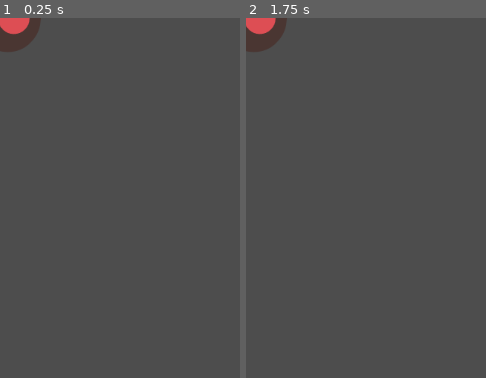
Above: before the commit, frames 1-2 (left to right).
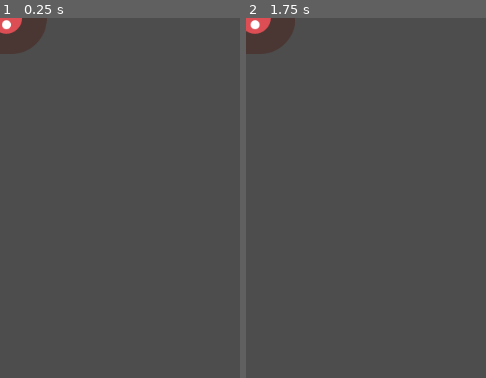
Above: after the commit, the same moments.

Repository: slinkp/godot-first-2d-game-tutorial
Game: Godot game, scene res://mob.tscn
The game is run twice, just before and just after one commit, with the same random seed, the same clock (stepped at 60 frames per second) and the same inputs. The project has no main scene, so this scene is started directly.
Inputs:
- Up to frame 1 (0.25 s): no input
- Up to frame 2 (1.75 s): hold Right (move_right) 0.53-1.28 s; tap Enter at 1.25 s; hold Down (move_down) from 1.28 s (still down)
The pictures show only the part of the screen within x 0-50%, y 0-50%; the shares and areas given below are measured in that part.

The runs differ from the first frame. In frame 1, 0.5% of the frame differs, in the area x 0-20%, y 0-10%; in frame 2, 0.6%, in the area x 0-21%, y 0-10%.

Commit message:
Coding the Mob enemy

Diff:
--- /dev/null
+++ b/mob.gd
@@ -0,0 +1,20 @@
+extends RigidBody2D
+
+
+# Called when the node enters the scene tree for the first time.
+func _ready():
+	# Make a random type of animation.
+	var mob_types = $AnimatedSprite2D.sprite_frames.get_animation_names()
+	var mob_type = mob_types[randi() % mob_types.size()]
+	print("Got mob type %s" % mob_type)
+	$AnimatedSprite2D.play(mob_type)
+	$VisibleOnScreenNotifier2D.screen_exited.connect(_on_visible_on_screen_notifier_2d_screen_exited)
+
+
+func _on_visible_on_screen_notifier_2d_screen_exited():
+	# They did not explain what queue_free() does
+	queue_free()
+
+# Called every frame. 'delta' is the elapsed time since the previous frame.
+func _process(delta):
+	pass
--- a/mob.tscn
+++ b/mob.tscn
@@ -1,5 +1,6 @@
-[gd_scene load_steps=9 format=3 uid="uid://bu1837fpjqdte"]
+[gd_scene load_steps=10 format=3 uid="uid://bu1837fpjqdte"]
 
+[ext_resource type="Script" path="res://mob.gd" id="1_68u4w"]
 [ext_resource type="Texture2D" uid="uid://bnbc82y1mffeg" path="res://art/enemyFlyingAlt_1.png" id="1_lw46a"]
 [ext_resource type="Texture2D" uid="uid://n0qlqdcffptk" path="res://art/enemyFlyingAlt_2.png" id="2_y0o0q"]
 [ext_resource type="Texture2D" uid="uid://cwod3ke2nhgte" path="res://art/enemySwimming_1.png" id="3_2mgtd"]
@@ -50,13 +51,13 @@
 [node name="Mob" type="RigidBody2D"]
 collision_mask = 0
 gravity_scale = 0.0
+script = ExtResource("1_68u4w")
 metadata/_edit_group_ = true
 
 [node name="AnimatedSprite2D" type="AnimatedSprite2D" parent="."]
 scale = Vector2(0.75, 0.75)
 sprite_frames = SubResource("SpriteFrames_l82ug")
 animation = &"fly"
-frame_progress = 0.402535
 
 [node name="CollisionShape2D" type="CollisionShape2D" parent="."]
 rotation = 1.5708
